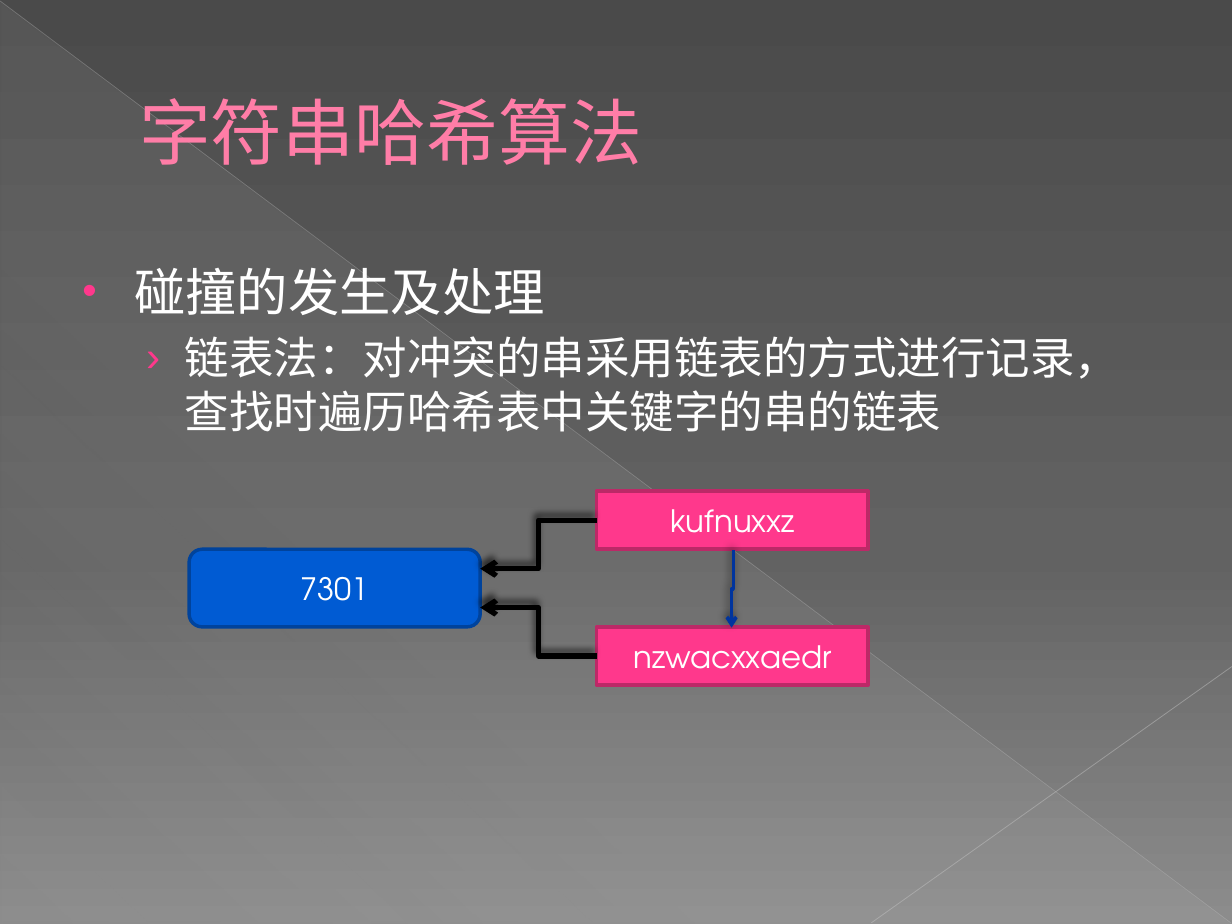
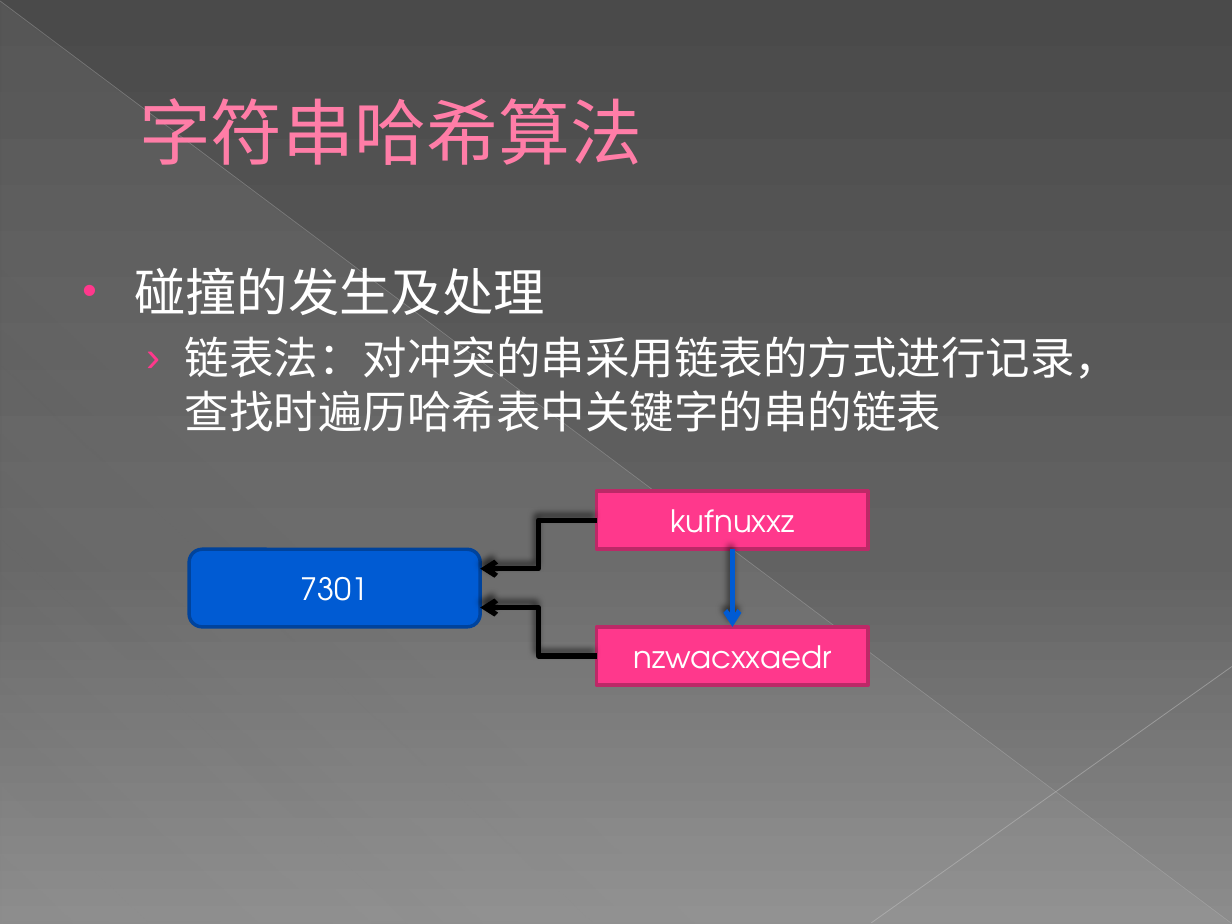
Before and after one commit to Eriri/Acm_Standard_Algorithm_Repository, a slide deck: slide 15 of 新建 Microsoft PowerPoint 演示文稿 (2).pptx (slide 16 before the commit). Drawn at 1232x924 pixels with LibreOffice and Linux fonts; fonts in the diff are those of the drawing. Boxes give left, top, right and bottom in pixels: in the first picture for what was removed or moved away, otherwise in the second. Text is boxed around its words. In the diff, an @@ line names an element or a change of style, - is before the commit and + after.

```diff
--- a/新建 Microsoft PowerPoint 演示文稿 (2).pptx
+++ b/新建 Microsoft PowerPoint 演示文稿 (2).pptx
@@ elbow arrow removed from (733, 551) to (732, 628) @@
@@ arrow added from (732, 549) to (732, 627), #005BD3 3 pt @@
```
Also in this commit, not shown: 2 other slides changed, 21 slides added, 5 slides removed.
